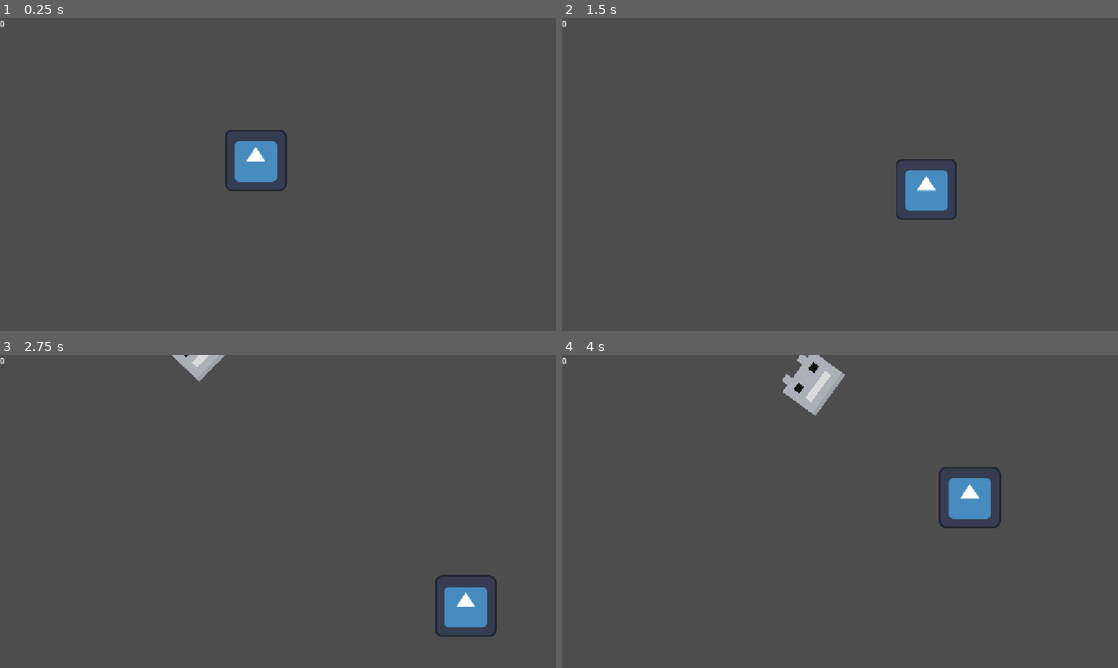
Above: before the commit, frames 1-4 (two rows, left to right).
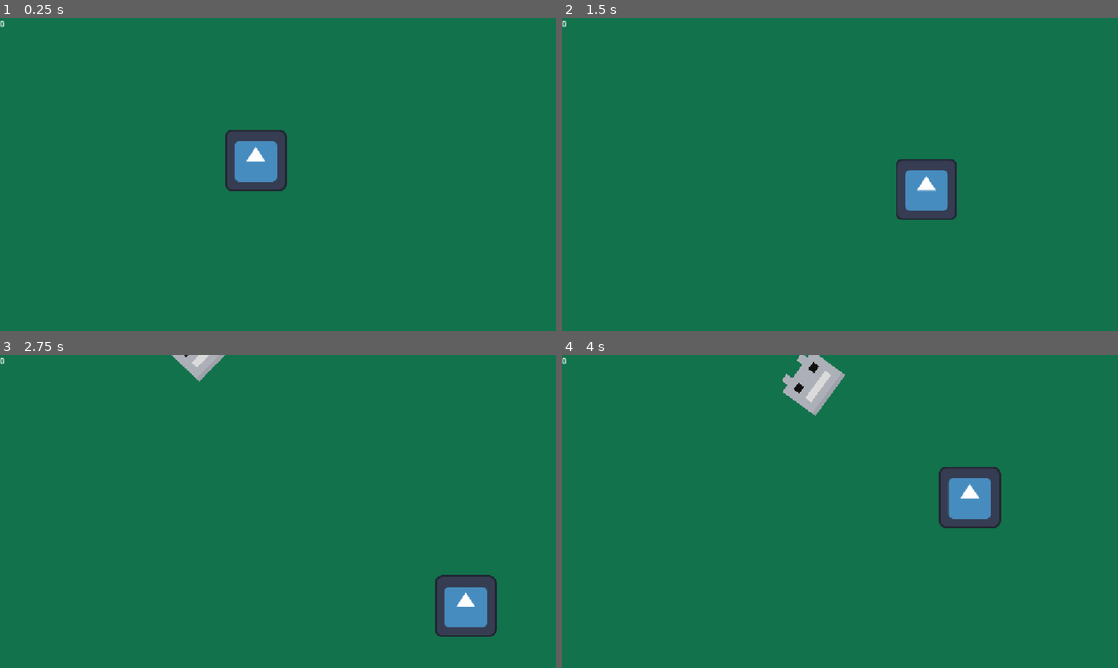
Above: after the commit, the same moments.

Repository: NxtCreator/little-archery
Game: Godot game, scene res://scenes/main.tscn
Same seed, same stepped clock (60 frames per second), same inputs: the game is played once before the commit and once after it. The engine's default icon, where the game draws it, is replaced by a stand-in: a white triangle on a blue panel in a dark square.
Inputs (mouse positions are in pixels of both pictures, inside the frame that each line leads up to):
- Up to frame 1 (0.25 s): no input
- Up to frame 2 (1.5 s): tap Enter at 0.5 s; move the mouse to (962, 158) at 0.52 s; hold D (move_right) 0.53-1.28 s; tap Alt at 0.6 s; click (962, 158) at 0.67 s; move the mouse to (728, 190) at 1.27 s; hold S (move_down) from 1.28 s (still down); tap Shift at 1.35 s
- Up to frame 3 (2.75 s): move the mouse to (333, 442) at 2.02 s; release S (move_down) at 2.03 s; hold D (move_right) from 2.03 s (still down); tap Alt at 2.1 s
- Up to frame 4 (4 s): move the mouse to (812, 574) at 2.77 s; release D (move_right) at 2.78 s; hold W (move_up) 2.78-3.53 s; tap Shift at 2.85 s; click (812, 574) at 2.92 s; move the mouse to (1006, 558) at 3.52 s; hold A (move_left) from 3.53 s (still down); tap Alt at 3.6 s

The runs differ from the first frame. In frame 1, 98% of the frame differs, in the area x 0-100%, y 0-100%; in frame 2, 98%; in frame 3, 97%; in frame 4, 97%.

Commit message:
Add health, speed, and reload upgrade cards to the shop and Rename upgrade card root and shop instances to descriptive names

Diff:
--- a/project.godot
+++ b/project.godot
@@ -64,3 +64,4 @@
 rendering_device/driver.windows="d3d12"
 renderer/rendering_method="gl_compatibility"
 renderer/rendering_method.mobile="gl_compatibility"
+environment/defaults/default_clear_color=Color(0.07058824, 0.44705883, 0.29803923, 1)
--- a/scenes/shop.tscn
+++ b/scenes/shop.tscn
@@ -3,6 +3,7 @@
 [ext_resource type="Script" uid="uid://c88f8g786m50g" path="res://scenes/label.gd" id="1_lx5au"]
 [ext_resource type="Script" uid="uid://bymkcuwmo611x" path="res://scenes/shop.gd" id="1_xfvoa"]
 [ext_resource type="PackedScene" uid="uid://bsyb2j4y7tua5" path="res://scenes/upgrade_card.tscn" id="3_1l46r"]
+[ext_resource type="Texture2D" uid="uid://cxtexrrk3vg4p" path="res://icon.svg" id="4_032fp"]
 
 [node name="Shop" type="Control" unique_id=1448399944]
 layout_mode = 3
@@ -35,8 +36,27 @@
 layout_mode = 2
 script = ExtResource("1_lx5au")
 
-[node name="VBoxContainer" parent="VBoxContainer" unique_id=530761963 instance=ExtResource("3_1l46r")]
+[node name="DamageCard" parent="VBoxContainer" unique_id=530761963 instance=ExtResource("3_1l46r")]
 layout_mode = 2
+upgrade_icon = ExtResource("4_032fp")
+upgrade_price = 5
+upgrade_id = "damage"
+
+[node name="HealthCard" parent="VBoxContainer" unique_id=471431918 instance=ExtResource("3_1l46r")]
+layout_mode = 2
+upgrade_icon = ExtResource("4_032fp")
+upgrade_price = 5
+upgrade_id = "damage"
+
+[node name="SpeedCard" parent="VBoxContainer" unique_id=542578279 instance=ExtResource("3_1l46r")]
+layout_mode = 2
+upgrade_icon = ExtResource("4_032fp")
+upgrade_price = 5
+upgrade_id = "damage"
+
+[node name="ReloadCard" parent="VBoxContainer" unique_id=839631765 instance=ExtResource("3_1l46r")]
+layout_mode = 2
+upgrade_icon = ExtResource("4_032fp")
 upgrade_price = 5
 upgrade_id = "damage"
 
--- a/scenes/upgrade_card.gd
+++ b/scenes/upgrade_card.gd
@@ -15,4 +15,3 @@
 		return
 	GameData.coins -= upgrade_price
 	GameData.upgrade_levels[upgrade_id] += 1
-	print("Upgrade Level", GameData.upgrade_levels[upgrade_id])
--- a/scenes/upgrade_card.tscn
+++ b/scenes/upgrade_card.tscn
@@ -3,7 +3,7 @@
 [ext_resource type="Texture2D" uid="uid://cxtexrrk3vg4p" path="res://icon.svg" id="1_62kwj"]
 [ext_resource type="Script" uid="uid://cwt1u2m0mf5es" path="res://scenes/upgrade_card.gd" id="1_ew4bf"]
 
-[node name="VBoxContainer" type="VBoxContainer" unique_id=530761963]
+[node name="UpgradeCard" type="VBoxContainer" unique_id=530761963]
 custom_minimum_size = Vector2(160, 0)
 offset_right = 40.0
 offset_bottom = 40.0
